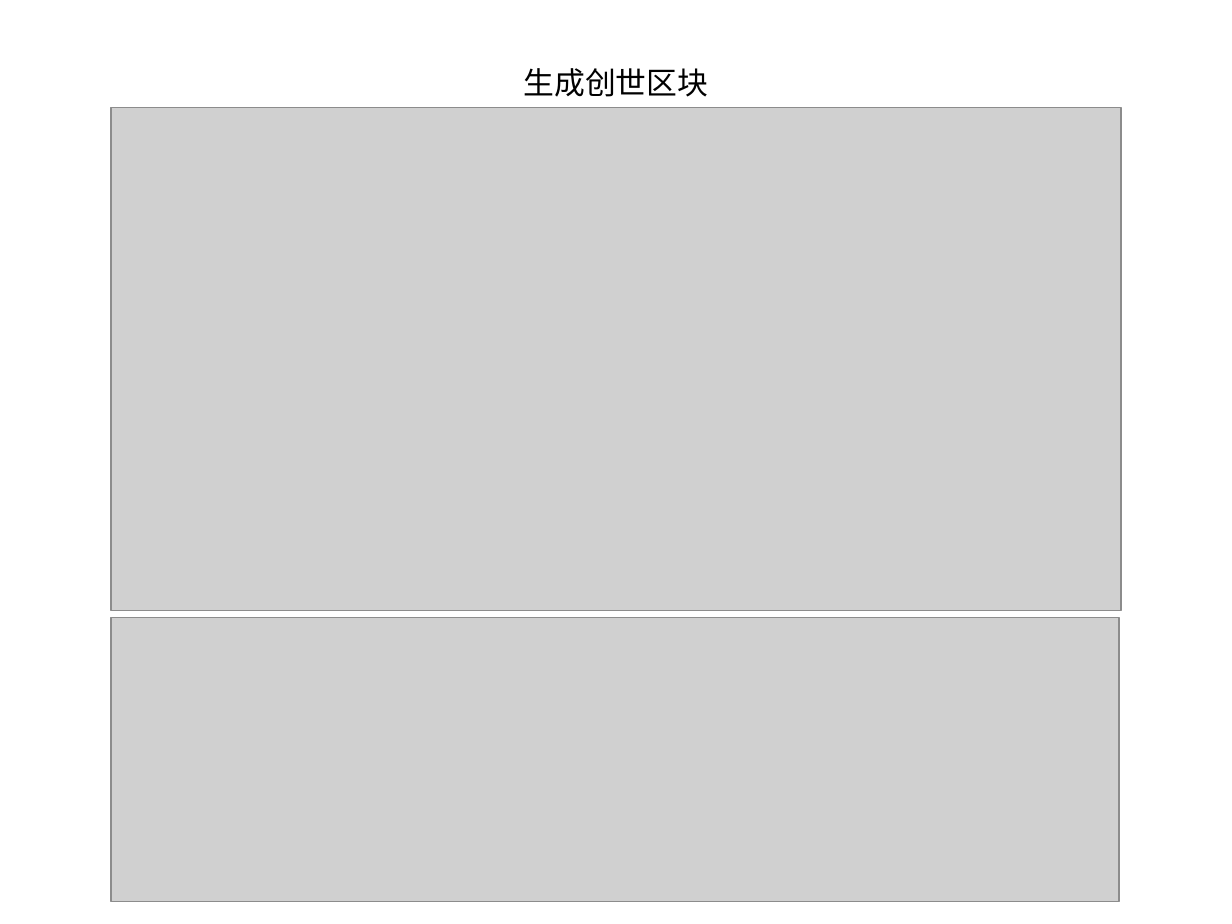
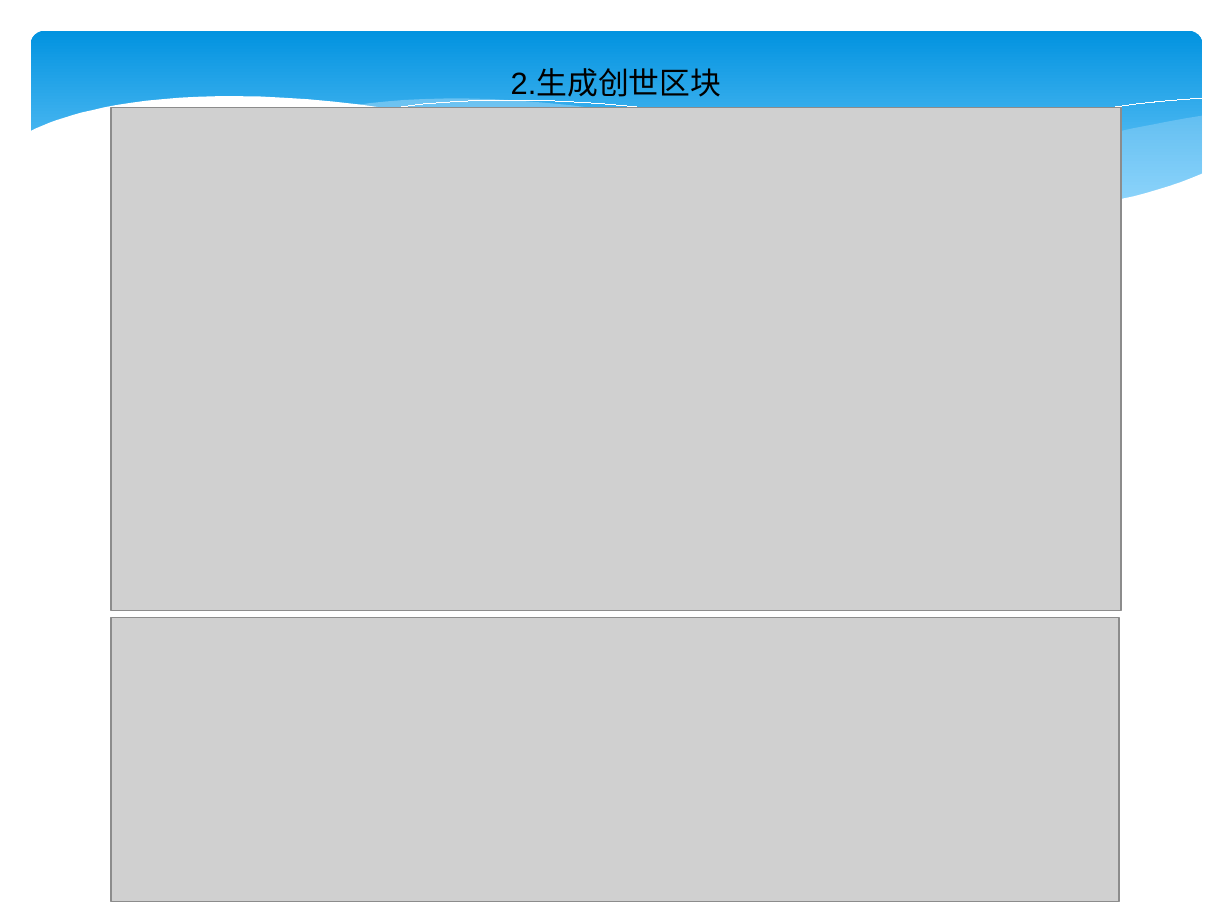
Before and after one commit to 382303784/hyperledger-fabric, a slide deck: slide 12 of fabric.ppt. Drawn at 1232x924 pixels with LibreOffice and Linux fonts; fonts in the diff are those of the drawing; grey boxes stand for pictures. Boxes give left, top, right and bottom in pixels: in the first picture for what was removed or moved away, otherwise in the second. Text is boxed around its words. In the diff, an @@ line names an element or a change of style, - is before the commit and + after.

```diff
--- a/fabric.ppt
+++ b/fabric.ppt
@@ rounded rectangle added at <box>31,31,1202,223</box>, fill gradient #0293E0 to #83D3FE @@
@@ text at <box>511,70,722,97</box>: text changed @@
-生成创世区块
+2.生成创世区块
@@ group added at <box>28,96,1204,276</box>: 5 freeform shapes @@
```
Also in this commit, not shown: 19 other slides changed, 4 slides added, 1 slide removed, 1 other file.
